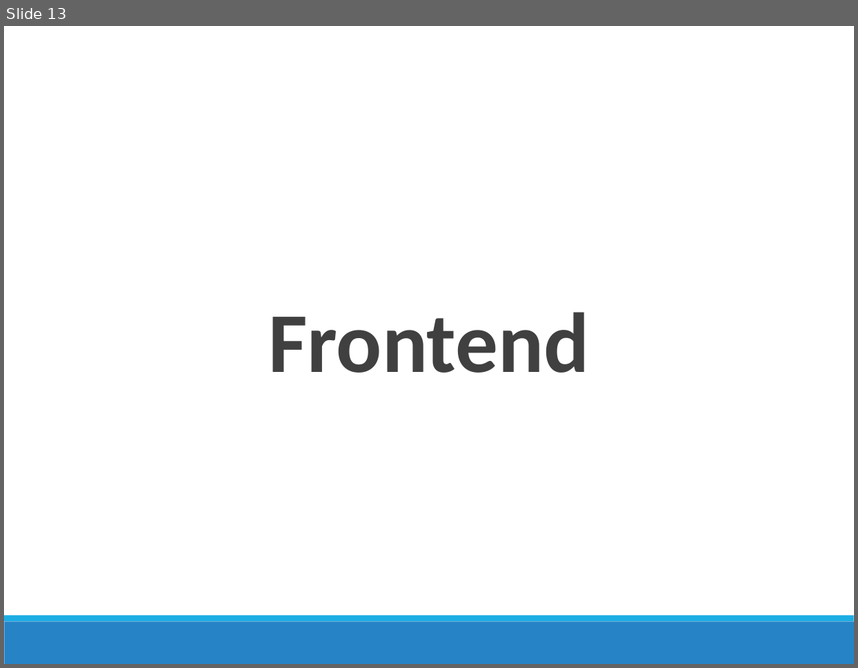
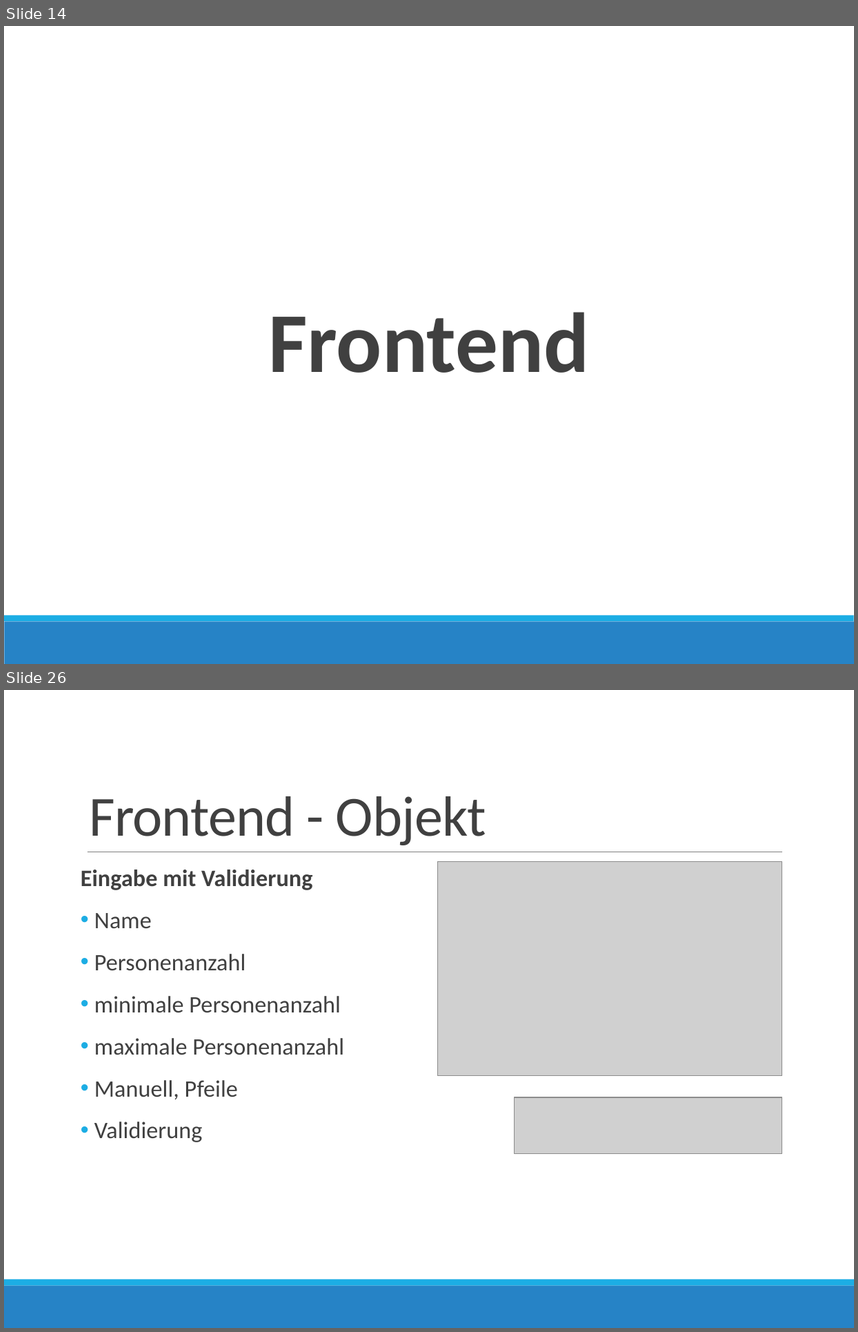
Before and after one commit to handball10/eva-ss2016, a slide deck: presentation/eva.pptx. Shown one above the other, each under a label of ours: slide 13 before the commit, slides 14 and 26 after it; the slides between them are not shown. The pictures are 858x668 and 858x1332 pixels, drawn with LibreOffice and Linux fonts; fonts in the diff are those of the drawing; grey boxes stand for pictures. Boxes give left, top, right and bottom in pixels: in the first picture for what was removed or moved away, otherwise in the second. Text is boxed around its words. In the diff, an @@ line names an element or a change of style, - is before the commit and + after.

Commit message:
update images, code, presentation

```diff
--- a/presentation/eva.pptx
+++ b/presentation/eva.pptx
@@ slide 26 added at (4,690,854,1328), background #FFFFFF; not listed: 2 template elements that a slide beside it also shows @@
@@ title added at (89,796,486,845), 48 pt, text #404040 @@
+Frontend - Objekt
@@ line added from (87, 851) to (782, 851), #808080 0.5 pt @@
@@ text added at (81,869,344,1142), 20 pt, text #404040 @@
+Eingabe mit Validierung
+• Name
+• Personenanzahl
+• minimale Personenanzahl
+• maximale Personenanzahl
+• Manuell, Pfeile
+• Validierung
@@ picture added at (437,862,782,1076) @@
@@ picture added at (514,1097,782,1153) @@
@@ what was slide 13 is now slide 14 @@
```
Also in this commit, not shown: 2 slides changed, 25 other slides added, 37 other files.
